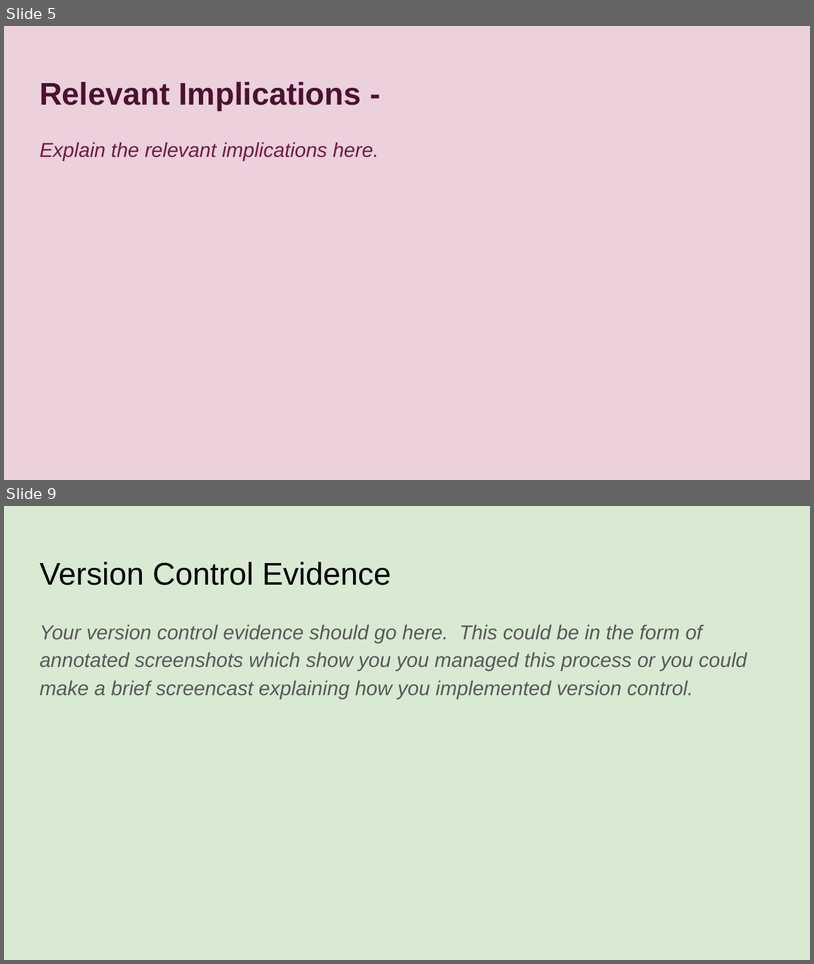
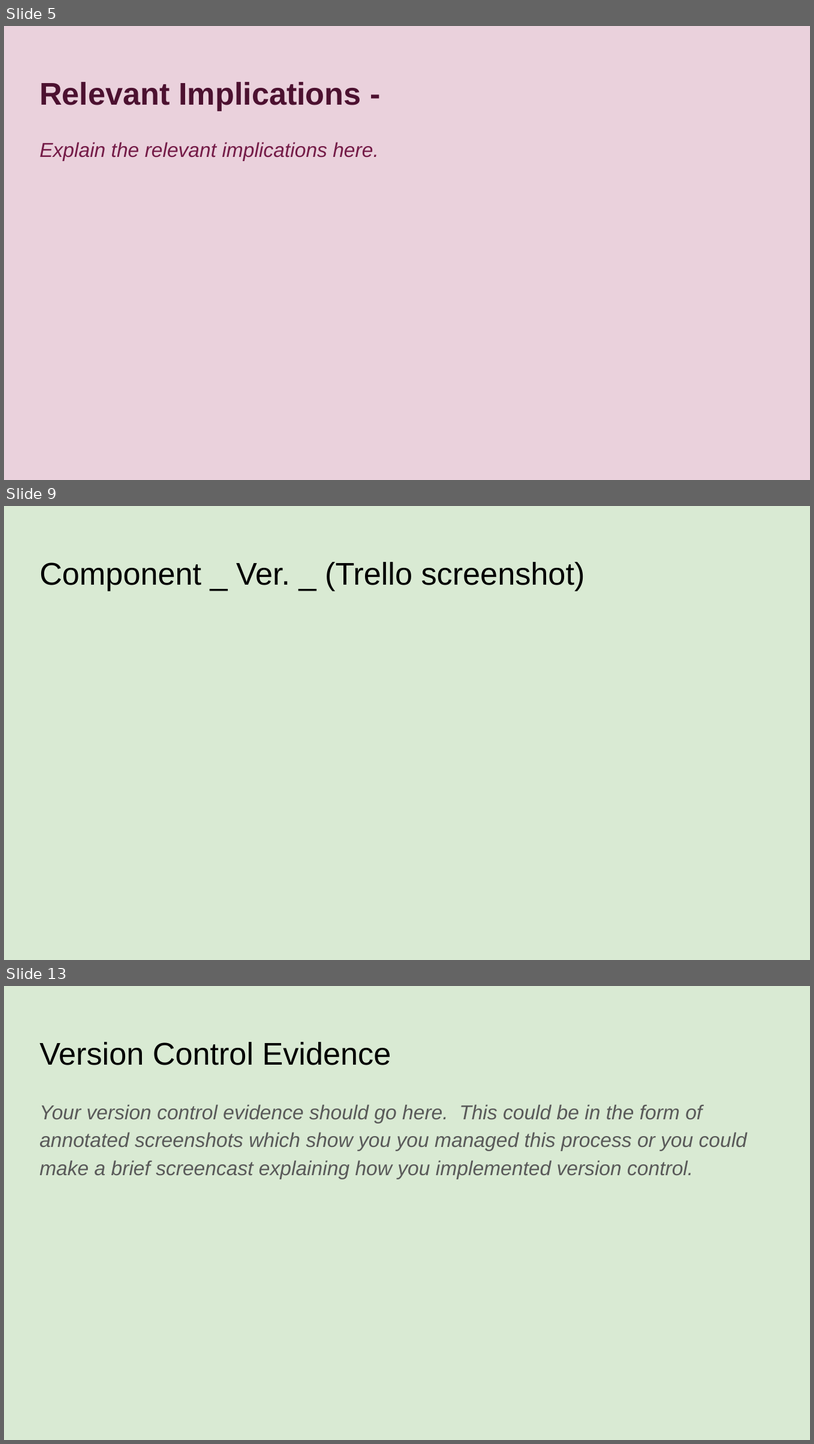
Before and after one commit to sinedotwav-e/pizzabot, a slide deck: pizzapowerpoint.pptx. Shown one above the other, each under a label of ours: slides 5 and 9 before the commit, slides 5, 9 and 13 after it; the slides between them are not shown. The pictures are 814x964 and 814x1444 pixels, drawn with LibreOffice and Linux fonts; fonts in the diff are those of the drawing. Boxes give left, top, right and bottom in pixels: in the first picture for what was removed or moved away, otherwise in the second. Text is boxed around its words. In the diff, an @@ line names an element or a change of style, - is before the commit and + after.

```diff
--- a/pizzapowerpoint.pptx
+++ b/pizzapowerpoint.pptx
@@ slide 9 added at box(4, 506, 810, 960), background #D9EAD3 @@
@@ title added at box(39, 562, 585, 591), 28 pt, text #000000 @@
+Component _ Ver. _ (Trello screenshot)
@@ what was slide 9 is now slide 13 @@
```
Also in this commit, not shown: 4 slides changed, 3 other slides added, 5 other files.
